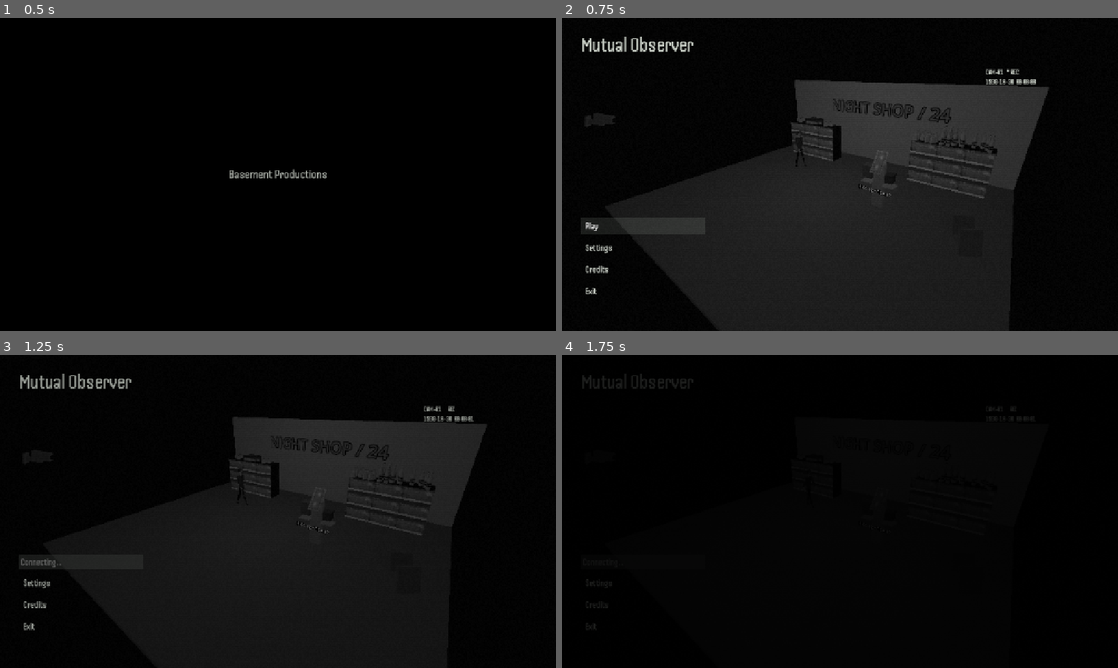
Above: before the commit, frames 1-4 (two rows, left to right).
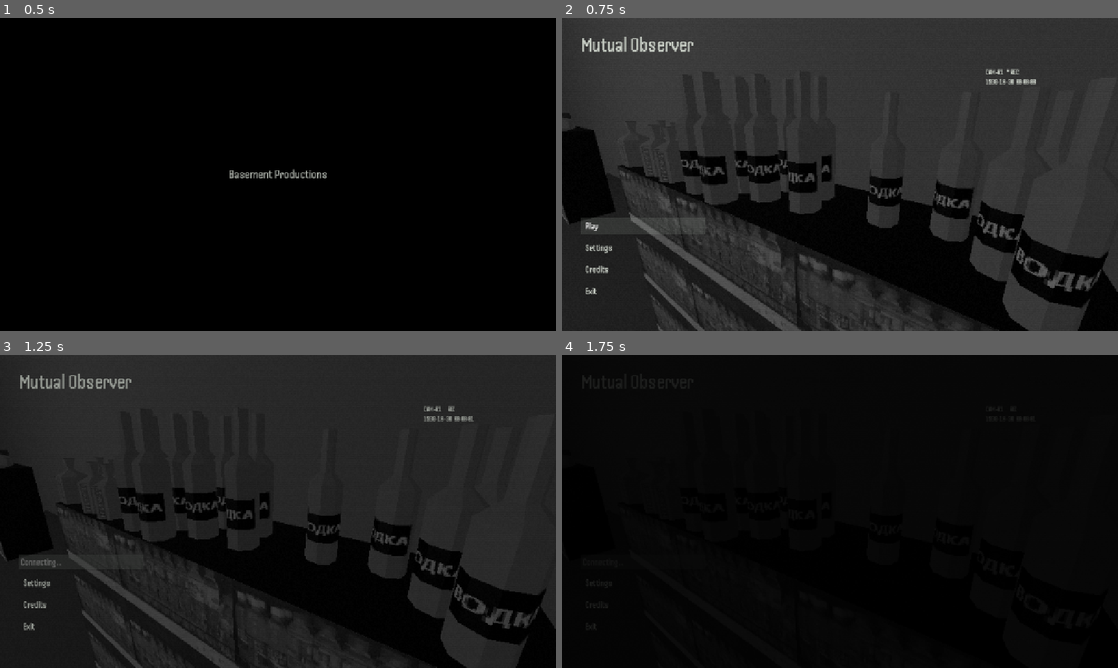
Above: after the commit, the same moments.

Repository: likhorada/SibGameJam_Autumn
Game: Godot game, scene res://scenes/menu/menu.tscn
The game is run twice, just before and just after one commit, with the same random seed, the same clock (stepped at 60 frames per second) and the same inputs. Sound files missing from this copy of the repository are replaced by a short silence.
Inputs (mouse positions are in pixels of both pictures, inside the frame that each line leads up to):
- Up to frame 1 (0.5 s): no input
- Up to frame 2 (0.75 s): tap Enter (ui_accept) at 0.5 s; move the mouse to (962, 158) at 0.52 s; hold D (move_right) from 0.53 s (still down); hold F (flashlight) from 0.53 s (still down); click (962, 158) at 0.67 s
- Up to frame 3 (1.25 s): keep holding D (move_right); keep holding F (flashlight); tap Enter (ui_accept) at 0.77 s
- Up to frame 4 (1.75 s): release D (move_right) at 1.25 s; release F (flashlight) at 1.25 s; drag from (728, 527) to (812, 574) at 1.27 s

Frame 1 is identical in both runs. In frame 2, 64% of the frame differs, in the area x 0-100%, y 0-100%; in frame 3, 46%; in frame 4, less than 0.1%.

Commit message:
Update shop scenery and main menu camera

Diff:
--- a/scenes/cctv/locations/shop.tscn
+++ b/scenes/cctv/locations/shop.tscn
@@ -61,7 +61,7 @@
 mesh = SubResource("Floor")
 
 [node name="BackWall" type="MeshInstance3D" parent="." unique_id=334434212]
-transform = Transform3D(1, 0, 0, 0, 1, 0, 0, 0, 1, 0, 2, -5)
+transform = Transform3D(2.3361702, 0, 0, 0, 1.5362196, 0, 0, 0, 1, 0, 2, -5)
 mesh = SubResource("BackWall")
 
 [node name="ShelfLeft" type="MeshInstance3D" parent="." unique_id=565794120]
@@ -87,13 +87,6 @@
 [node name="BluePackage" type="MeshInstance3D" parent="." unique_id=552789882]
 transform = Transform3D(1, 0, 0, 0, 1, 0, 0, 0, 1, 2.3, 1.2, -0.8)
 mesh = SubResource("BlueBox")
-
-[node name="Sign" type="Label3D" parent="." unique_id=827619891]
-transform = Transform3D(1, 0, 0, 0, 1, 0, 0, 0, 1, 0, 2.8, -4.85)
-pixel_size = 0.012
-modulate = Color(0.85, 0.2, 0.08, 1)
-text = "NIGHT SHOP / 24"
-font_size = 64
 
 [node name="Price" type="Label3D" parent="." unique_id=581388204]
 transform = Transform3D(1, 0, 0, 0, 1, 0, 0, 0, 1, 2, 0.85, -0.285)
@@ -123,110 +116,110 @@
 monochrome = true
 has_microphone = true
 
-[node name="KSO" parent="." unique_id=495361399 instance=ExtResource("4_oy2o1")]
+[node name="KSO" parent="." unique_id=1021728523 instance=ExtResource("4_oy2o1")]
 transform = Transform3D(0.2, 0, 0, 0, 0.2, 0, 0, 0, 0.2, 1.9713458, 0.9055742, -0.6636803)
 
-[node name="Pumpkin" parent="." unique_id=1403772582 instance=ExtResource("5_tc0bc")]
+[node name="Pumpkin" parent="." unique_id=1663628685 instance=ExtResource("5_tc0bc")]
 transform = Transform3D(0.09411831, 0, 0.10364238, 0, 0.14, 0, -0.10364238, 0, 0.09411831, -4.6826816, 1.986593, -3.666466)
 
-[node name="Pumpkin2" parent="." unique_id=818833163 instance=ExtResource("5_tc0bc")]
+[node name="Pumpkin2" parent="." unique_id=770387359 instance=ExtResource("5_tc0bc")]
 transform = Transform3D(0.05992364, 0, 0.1265273, 0, 0.14, 0, -0.1265273, 0, 0.05992364, -4.4106646, 1.986593, -3.555237)
 
-[node name="Pumpkin3" parent="." unique_id=1458219561 instance=ExtResource("5_tc0bc")]
+[node name="Pumpkin3" parent="." unique_id=2026260003 instance=ExtResource("5_tc0bc")]
 transform = Transform3D(0.016324315, 0, 0.139045, 0, 0.13999999, 0, -0.139045, 0, 0.016324315, -4.4709005, 1.986593, -3.7860014)
 
-[node name="Pumpkin4" parent="." unique_id=1128970598 instance=ExtResource("5_tc0bc")]
+[node name="Pumpkin4" parent="." unique_id=1239589360 instance=ExtResource("5_tc0bc")]
 transform = Transform3D(-0.030543916, 0, 0.13662748, 0, 0.14, 0, -0.13662748, 0, -0.030543916, -2.594251, 1.986593, -3.535791)
 
-[node name="Pumpkin5" parent="." unique_id=1981774103 instance=ExtResource("5_tc0bc")]
+[node name="Pumpkin5" parent="." unique_id=190219173 instance=ExtResource("5_tc0bc")]
 transform = Transform3D(-0.068943664, 0, 0.1218473, 0, 0.13999999, 0, -0.1218473, 0, -0.068943664, -2.346684, 1.986593, -3.694144)
 
-[node name="Pumpkin6" parent="." unique_id=1765586646 instance=ExtResource("5_tc0bc")]
+[node name="Pumpkin6" parent="." unique_id=1238989898 instance=ExtResource("5_tc0bc")]
 transform = Transform3D(-0.10428248, 0, 0.093408555, 0, 0.13999997, 0, -0.093408555, 0, -0.10428248, -2.5700388, 1.986593, -3.7777696)
 
-[node name="Cigarettes_final" parent="." unique_id=1617639572 instance=ExtResource("6_o4k77")]
+[node name="Cigarettes_final" parent="." unique_id=761936461 instance=ExtResource("6_o4k77")]
 transform = Transform3D(-5.9010374e-09, 0, -0.135, 0, 0.135, 0, 0.135, 0, -5.9010374e-09, -3.4923625, 2.0013921, -3.9038377)
 
-[node name="Cigarettes_final2" parent="." unique_id=1895128764 instance=ExtResource("6_o4k77")]
+[node name="Cigarettes_final2" parent="." unique_id=743791426 instance=ExtResource("6_o4k77")]
 transform = Transform3D(-5.9010374e-09, 0, -0.135, 0, 0.135, 0, 0.135, 0, -5.9010374e-09, -3.41556, 2.0013921, -3.7753847)
 
-[node name="Cigarettes_final3" parent="." unique_id=1119837515 instance=ExtResource("6_o4k77")]
+[node name="Cigarettes_final3" parent="." unique_id=1068847188 instance=ExtResource("6_o4k77")]
 transform = Transform3D(0.01347615, 0, -0.13432571, 0, 0.135, 0, 0.13432571, 0, 0.01347615, -3.6136158, 2.0013921, -3.6204283)
 
-[node name="Jin_final" parent="." unique_id=124695218 instance=ExtResource("7_6lbnd")]
+[node name="Jin_final" parent="." unique_id=2124565305 instance=ExtResource("7_6lbnd")]
 transform = Transform3D(0.006735196, 0, -0.10478376, 0, 0.105, 0, 0.10478376, 0, 0.006735196, 2.1827288, 1.9875193, -3.4761324)
 
-[node name="Jin_final3" parent="." unique_id=1940464785 instance=ExtResource("7_6lbnd")]
+[node name="Jin_final3" parent="." unique_id=1106263893 instance=ExtResource("7_6lbnd")]
 transform = Transform3D(0.034340076, 0, -0.09922579, 0, 0.10499999, 0, 0.09922579, 0, 0.034340076, 2.6422365, 1.9875193, -3.4761324)
 
-[node name="Jin_final4" parent="." unique_id=2102507892 instance=ExtResource("7_6lbnd")]
+[node name="Jin_final4" parent="." unique_id=1373968391 instance=ExtResource("7_6lbnd")]
 transform = Transform3D(0.035002194, 0, -0.098994166, 0, 0.10499999, 0, 0.098994166, 0, 0.035002194, 2.8774996, 1.9875193, -3.4761324)
 
-[node name="Jin_final5" parent="." unique_id=1216159303 instance=ExtResource("7_6lbnd")]
+[node name="Jin_final5" parent="." unique_id=1309048779 instance=ExtResource("7_6lbnd")]
 transform = Transform3D(-0.060906496, 0, -0.0855301, 0, 0.10499999, 0, 0.0855301, 0, -0.060906496, 2.1827288, 1.9875193, -3.6878924)
 
-[node name="Jin_final6" parent="." unique_id=1827206280 instance=ExtResource("7_6lbnd")]
+[node name="Jin_final6" parent="." unique_id=816141853 instance=ExtResource("7_6lbnd")]
 transform = Transform3D(0.006735196, 0, -0.10478376, 0, 0.105, 0, 0.10478376, 0, 0.006735196, 2.4179919, 1.9875193, -3.6878924)
 
-[node name="Jin_final7" parent="." unique_id=1556072628 instance=ExtResource("7_6lbnd")]
+[node name="Jin_final7" parent="." unique_id=2003412384 instance=ExtResource("7_6lbnd")]
 transform = Transform3D(0.006735196, 0, -0.10478376, 0, 0.105, 0, 0.10478376, 0, 0.006735196, 2.6422365, 1.9875193, -3.6698005)
 
-[node name="Jin_final8" parent="." unique_id=1801264987 instance=ExtResource("7_6lbnd")]
+[node name="Jin_final8" parent="." unique_id=2079908322 instance=ExtResource("7_6lbnd")]
 transform = Transform3D(0.006735196, 0, -0.10478376, 0, 0.105, 0, 0.10478376, 0, 0.006735196, 2.925494, 1.9875193, -3.6878924)
 
-[node name="Jin_final9" parent="." unique_id=600124949 instance=ExtResource("7_6lbnd")]
+[node name="Jin_final9" parent="." unique_id=827537622 instance=ExtResource("7_6lbnd")]
 transform = Transform3D(0.06916207, 0, -0.07900385, 0, 0.10499999, 0, 0.07900385, 0, 0.06916207, 2.1827288, 1.9875193, -3.8928306)
 
-[node name="Jin_final10" parent="." unique_id=1948005104 instance=ExtResource("7_6lbnd")]
+[node name="Jin_final10" parent="." unique_id=1691579908 instance=ExtResource("7_6lbnd")]
 transform = Transform3D(-0.039031524, 0, -0.097475834, 0, 0.10499999, 0, 0.097475834, 0, -0.039031524, 2.4179919, 1.9875193, -3.8928306)
 
-[node name="Jin_final11" parent="." unique_id=1127334377 instance=ExtResource("7_6lbnd")]
+[node name="Jin_final11" parent="." unique_id=234482851 instance=ExtResource("7_6lbnd")]
 transform = Transform3D(-0.04229511, 0, -0.09610475, 0, 0.10499999, 0, 0.09610475, 0, -0.04229511, 2.6422365, 1.9875193, -3.8928306)
 
-[node name="Jin_final12" parent="." unique_id=341268071 instance=ExtResource("7_6lbnd")]
+[node name="Jin_final12" parent="." unique_id=716024330 instance=ExtResource("7_6lbnd")]
 transform = Transform3D(0.006735196, 0, -0.10478376, 0, 0.105, 0, 0.10478376, 0, 0.006735196, 2.8774996, 1.9875193, -3.9209917)
 
-[node name="Vodka_final" parent="." unique_id=1883143794 instance=ExtResource("8_v4ps1")]
+[node name="Vodka_final" parent="." unique_id=2022327350 instance=ExtResource("8_v4ps1")]
 transform = Transform3D(0.026101653, 0, 0.023317456, 0, 0.035, 0, -0.023317456, 0, 0.026101653, 3.222276, 2.3857532, -3.464138)
 
-[node name="Vodka_final2" parent="." unique_id=1668388828 instance=ExtResource("8_v4ps1")]
+[node name="Vodka_final2" parent="." unique_id=444353419 instance=ExtResource("8_v4ps1")]
 transform = Transform3D(0.032943267, 0, -0.011821219, 0, 0.035, 0, 0.011821219, 0, 0.032943267, 3.4610267, 2.3857532, -3.4503906)
 
-[node name="Vodka_final5" parent="." unique_id=534527328 instance=ExtResource("8_v4ps1")]
+[node name="Vodka_final5" parent="." unique_id=1637886205 instance=ExtResource("8_v4ps1")]
 transform = Transform3D(0.026101653, 0, 0.023317456, 0, 0.035, 0, -0.023317456, 0, 0.026101653, 3.1919985, 2.3857532, -3.6359344)
 
-[node name="Vodka_final6" parent="." unique_id=1927134596 instance=ExtResource("8_v4ps1")]
+[node name="Vodka_final6" parent="." unique_id=144951629 instance=ExtResource("8_v4ps1")]
 transform = Transform3D(0.032943267, 0, -0.011821219, 0, 0.035, 0, 0.011821219, 0, 0.032943267, 3.4409182, 2.3857532, -3.6359344)
 
-[node name="Vodka_final7" parent="." unique_id=483602091 instance=ExtResource("8_v4ps1")]
+[node name="Vodka_final7" parent="." unique_id=1388558206 instance=ExtResource("8_v4ps1")]
 transform = Transform3D(0.032052685, 0, 0.0140579315, 0, 0.035000004, 0, -0.0140579315, 0, 0.032052685, 3.6372344, 2.3857532, -3.61276)
 
-[node name="Vodka_final8" parent="." unique_id=350708120 instance=ExtResource("8_v4ps1")]
+[node name="Vodka_final8" parent="." unique_id=1862696836 instance=ExtResource("8_v4ps1")]
 transform = Transform3D(0.03290434, 0, -0.011929134, 0, 0.035000004, 0, 0.011929134, 0, 0.03290434, 3.9152591, 2.3857532, -3.6359344)
 
-[node name="Vodka_final9" parent="." unique_id=303646505 instance=ExtResource("8_v4ps1")]
+[node name="Vodka_final9" parent="." unique_id=2097597303 instance=ExtResource("8_v4ps1")]
 transform = Transform3D(0.026101653, 0, 0.023317456, 0, 0.035, 0, -0.023317456, 0, 0.026101653, 3.222276, 2.3857532, -3.8166654)
 
-[node name="Vodka_final10" parent="." unique_id=1122756857 instance=ExtResource("8_v4ps1")]
+[node name="Vodka_final10" parent="." unique_id=545785368 instance=ExtResource("8_v4ps1")]
 transform = Transform3D(0.032943267, 0, -0.011821219, 0, 0.035, 0, 0.011821219, 0, 0.032943267, 3.4409182, 2.3857532, -3.8166654)
 
-[node name="Vodka_final11" parent="." unique_id=1989931912 instance=ExtResource("8_v4ps1")]
+[node name="Vodka_final11" parent="." unique_id=161223694 instance=ExtResource("8_v4ps1")]
 transform = Transform3D(0.032052685, 0, 0.0140579315, 0, 0.035000004, 0, -0.0140579315, 0, 0.032052685, 3.6372344, 2.3857532, -3.8166654)
 
-[node name="Vodka_final12" parent="." unique_id=1082825274 instance=ExtResource("8_v4ps1")]
+[node name="Vodka_final12" parent="." unique_id=389525078 instance=ExtResource("8_v4ps1")]
 transform = Transform3D(0.03290434, 0, -0.011929134, 0, 0.035000004, 0, 0.011929134, 0, 0.03290434, 3.8747594, 2.3857532, -3.8166654)
 
-[node name="Vodka4" parent="." unique_id=716360213 instance=ExtResource("9_ba0s3")]
+[node name="Vodka4" parent="." unique_id=1951144444 instance=ExtResource("9_ba0s3")]
 transform = Transform3D(0.029878706, 0, -0.0026949532, 0, 0.029999997, 0, 0.0026949532, 0, 0.029878706, 4.851861, 2.319177, -3.4680796)
 
-[node name="Vodka8" parent="." unique_id=1924367404 instance=ExtResource("9_ba0s3")]
+[node name="Vodka8" parent="." unique_id=764202978 instance=ExtResource("9_ba0s3")]
 transform = Transform3D(0.022908635, 0, -0.01936993, 0, 0.029999997, 0, 0.01936993, 0, 0.022908635, 4.758703, 2.319177, -3.6354363)
 
-[node name="Vodka9" parent="." unique_id=1556753165 instance=ExtResource("9_ba0s3")]
+[node name="Vodka9" parent="." unique_id=88518308 instance=ExtResource("9_ba0s3")]
 transform = Transform3D(0.029627701, 0, 0.00471159, 0, 0.029999997, 0, -0.00471159, 0, 0.029627701, 4.307578, 2.319177, -3.7355506)
 
-[node name="Vodka11" parent="." unique_id=1331874698 instance=ExtResource("9_ba0s3")]
+[node name="Vodka11" parent="." unique_id=1650484955 instance=ExtResource("9_ba0s3")]
 transform = Transform3D(0.022908635, 0, -0.01936993, 0, 0.029999997, 0, 0.01936993, 0, 0.022908635, 4.58833, 2.319177, -3.7910285)
 
-[node name="Vodka12" parent="." unique_id=1903710841 instance=ExtResource("9_ba0s3")]
+[node name="Vodka12" parent="." unique_id=522567359 instance=ExtResource("9_ba0s3")]
 transform = Transform3D(0.022908635, 0, -0.01936993, 0, 0.029999997, 0, 0.01936993, 0, 0.022908635, 4.8547297, 2.319177, -3.7910285)
--- a/scenes/menu/backgrounds/shop.tscn
+++ b/scenes/menu/backgrounds/shop.tscn
@@ -1,6 +1,6 @@
-[gd_scene load_steps=3 format=3]
+[gd_scene format=3 uid="uid://dojvpetmyqrqa"]
 
-[ext_resource type="PackedScene" path="res://scenes/cctv/locations/shop.tscn" id="1"]
+[ext_resource type="PackedScene" uid="uid://blfvka4q6x7sf" path="res://scenes/cctv/locations/shop.tscn" id="1"]
 
 [sub_resource type="Environment" id="Environment"]
 background_mode = 1
@@ -9,15 +9,14 @@
 ambient_light_color = Color(0.65, 0.7, 0.63, 1)
 ambient_light_energy = 0.65
 
-[node name="ShopBackground" type="Node3D"]
+[node name="ShopBackground" type="Node3D" unique_id=1869572355]
 
-[node name="Set" parent="." instance=ExtResource("1")]
+[node name="Set" parent="." unique_id=330270407 instance=ExtResource("1")]
 
-[node name="WorldEnvironment" type="WorldEnvironment" parent="."]
+[node name="WorldEnvironment" type="WorldEnvironment" parent="." unique_id=715994134]
 environment = SubResource("Environment")
 
-[node name="Camera3D" type="Camera3D" parent="."]
-position = Vector3(5, 4.5, 6)
-rotation_degrees = Vector3(-24, 35, 0)
+[node name="Camera3D" type="Camera3D" parent="." unique_id=2093695551]
+transform = Transform3D(0.8382857, -0.16741434, 0.51889265, 0.021218527, 0.9609889, 0.27577206, -0.5448183, -0.22016566, 0.80913556, 4.674586, 2.384888, -2.782454)
 current = true
 fov = 68.0
--- a/scenes/menu/menu.tscn
+++ b/scenes/menu/menu.tscn
@@ -1,8 +1,7 @@
-[gd_scene load_steps=6 format=3]
+[gd_scene load_steps=5 format=3]
 
 [ext_resource type="Script" path="res://scripts/menu.gd" id="1"]
 [ext_resource type="PackedScene" path="res://scenes/menu/backgrounds/shop.tscn" id="2"]
-[ext_resource type="PackedScene" path="res://scenes/menu/backgrounds/yard.tscn" id="3"]
 [ext_resource type="Script" path="res://scripts/menu_background.gd" id="4"]
 [ext_resource type="AudioStream" path="res://assets/audio/main_menu.wav" id="5"]
 
@@ -32,4 +31,4 @@
 expand_mode = 1
 stretch_mode = 6
 script = ExtResource("4")
-backgrounds = Array[PackedScene]([ExtResource("2"), ExtResource("3")])
+backgrounds = Array[PackedScene]([ExtResource("2")])
Not shown: 1 places in scenes/cctv/locations/shop.tscn that only renumber resources
